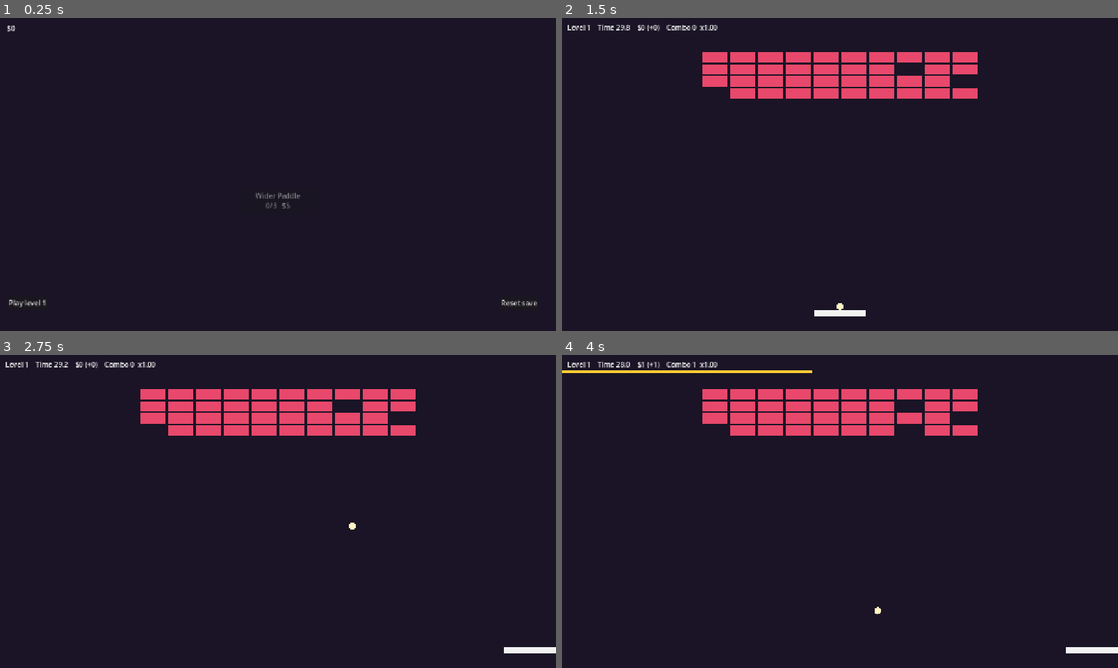
Above: before the commit, frames 1-4 (two rows, left to right).
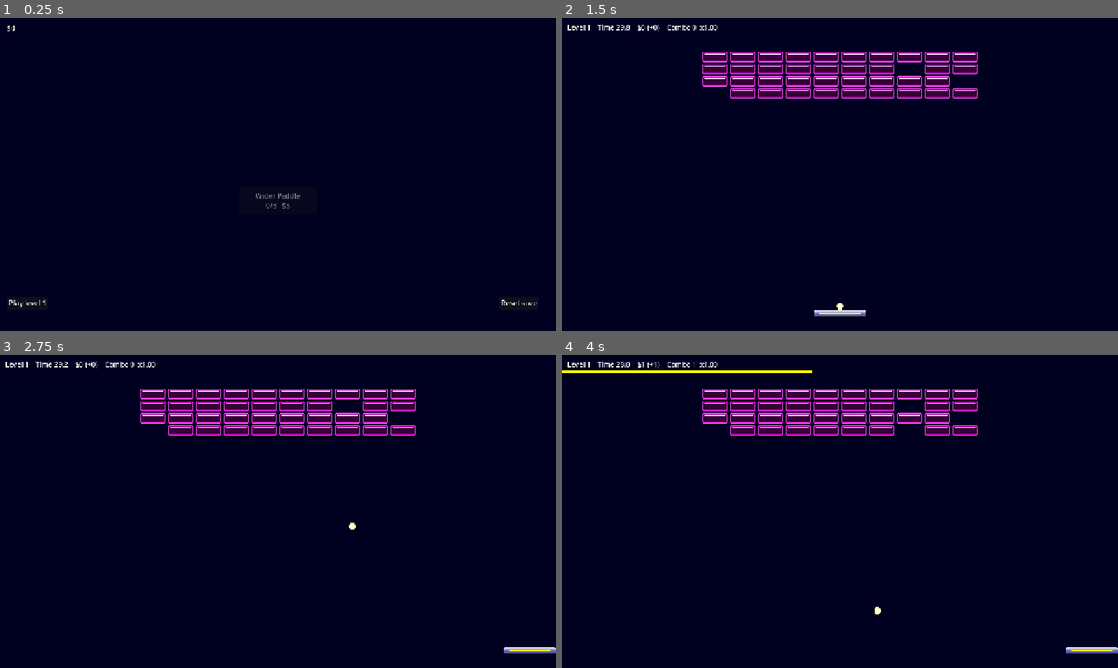
Above: after the commit, the same moments.

Repository: alpacaxander/breakin-cremental
Game: Godot game, scene res://src/main.tscn
Same seed, same stepped clock (60 frames per second), same inputs: the game is played once before the commit and once after it.
Inputs (mouse positions are in pixels of both pictures, inside the frame that each line leads up to):
- Up to frame 1 (0.25 s): no input
- Up to frame 2 (1.5 s): click "Play level 1" at 0.5 s; click "Start round (Space)" at 1.25 s
- Up to frame 3 (2.75 s): tap Enter at 2 s; move the mouse to (400, 495) at 2.02 s; hold Right from 2.03 s (still down); tap R at 2.1 s; click (400, 495) at 2.17 s; tap Space at 2.27 s
- Up to frame 4 (4 s): release Right at 2.75 s; drag from (728, 527) to (812, 574) at 2.77 s; move the mouse to (895, 442) at 3.52 s; hold Right from 3.53 s (still down); tap R at 3.6 s

The runs differ from the first frame. In frame 1, 98% of the frame differs, in the area x 0-100%, y 0-100%; in frame 2, 100%; in frame 3, 100%; in frame 4, 100%.

Commit message:
Use pixel sprites in the arena and play break, bumper, solid, paddle and ball-lost animations
Nearest texture filtering project-wide, palette colors in tuning, fx.gd slices anim strips into SpriteFrames.
Headless smoke scene in tests/smoke.tscn runs one round.

Co-Authored-By: Claude Fable 5.1 <noreply@anthropic.com>

Diff:
--- a/project.godot
+++ b/project.godot
@@ -24,6 +24,10 @@
 window/size/viewport_height=720
 window/stretch/mode="canvas_items"
 
+[rendering]
+
+textures/canvas_textures/default_texture_filter=0
+
 [physics]
 
 common/physics_ticks_per_second=120
--- a/src/arena.gd
+++ b/src/arena.gd
@@ -5,6 +5,8 @@
 
 const Tuning = preload("res://src/tuning.gd")
 const Box = preload("res://src/brick.gd")
+const Fx = preload("res://src/fx.gd")
+const BALL_TEX := preload("res://assets/pixel/png/ball.png")
 
 var level := 0
 var placing := true
@@ -214,6 +216,7 @@
 	if over:
 		return
 	if ball.position.y > view.y + Tuning.BALL_RADIUS:
+		Fx.play(self, "ball_lost", 12, 12, Vector2(ball.position.x, view.y - 12))
 		_end("Ball dropped")
 	elif time_left <= 0:
 		_end("Time's up")
@@ -240,10 +243,14 @@
 			# Angle comes from where the ball lands on the paddle, not reflection.
 			var off := clampf((ball.position.x - paddle.position.x) / (paddle.size.x / 2), -1, 1)
 			vel = Vector2.UP.rotated(off * deg_to_rad(Tuning.MAX_BOUNCE_DEG)) * Tuning.BALL_SPEED
+			Fx.play(self, "paddle_hit", 60, 12, paddle.position).scale = paddle.size / Vector2(60, 8)
 		else:
 			vel = vel.bounce(n)
-		if hit is Box and hit.kind == "plain":
-			_break(hit)
+		if hit is Box:
+			match hit.kind:
+				"plain": _break(hit)
+				"solid": Fx.play(self, "solid_bounce", 44, 12, hit.position)
+				"bumper": Fx.play(self, "bumper_hit", 45, 12, hit.position, hit.rotation)
 		motion = vel.normalized() * c.get_remainder().length()
 	var min_vy := Tuning.BALL_SPEED * Tuning.MIN_VERTICAL
 	if absf(vel.y) < min_vy:
@@ -258,6 +265,8 @@
 	if b.hp > 0:
 		return
 	b.queue_free()
+	Fx.play(self, "mag_break", 44, 12, b.position)
+	Fx.play(self, "spark_burst", 16, 12, b.position)
 	combo = combo + 1 if combo > 0 else 1
 	combo_timer = Game.combo_window(combo)
 	var pay := Game.payout(level, combo)
@@ -317,4 +326,5 @@
 	if combo > 0:
 		var frac := clampf(combo_timer / Game.combo_window(combo), 0, 1)
 		draw_rect(Rect2(0, Tuning.HUD_HEIGHT - 4, view.x * frac, 4), Tuning.COLORS.combo)
-	draw_circle(ball.position, Tuning.BALL_RADIUS, Tuning.COLORS.ball)
+	var r := Tuning.BALL_RADIUS
+	draw_texture_rect(BALL_TEX, Rect2(ball.position - Vector2(r, r), Vector2(r, r) * 2), false)
--- a/src/brick.gd
+++ b/src/brick.gd
@@ -2,6 +2,12 @@
 ## Any rectangle in the arena: plain/solid brick, bumper, paddle, wall.
 
 const Tuning = preload("res://src/tuning.gd")
+const TEX := {
+	plain = preload("res://assets/pixel/png/brick_plain_lit.png"),
+	solid = preload("res://assets/pixel/png/brick_solid.png"),
+	bumper = preload("res://assets/pixel/png/bumper.png"),
+	paddle = preload("res://assets/pixel/png/paddle.png"),
+}
 
 var kind := "plain"
 var hp := 1  # < 0 = unbreakable
@@ -22,5 +28,6 @@
 
 
 func _draw() -> void:
-	if kind != "wall":
-		draw_rect(Rect2(-size / 2, size), Tuning.COLORS[kind])
+	# ponytail: the paddle sprite stretches with width upgrades; 3-slice it if the chrome bands smear.
+	if kind in TEX:
+		draw_texture_rect(TEX[kind], Rect2(-size / 2, size), false)
--- /dev/null
+++ b/src/fx.gd
@@ -0,0 +1,37 @@
+## Plays one strip from assets/pixel/png/anim_<name>.png as an AnimatedSprite2D at 2x. Frame sizes and fps: docs/animations.md.
+extends Node
+
+const DIR := "res://assets/pixel/png/anim_%s.png"
+const SCALE := 2.0  # sprites are drawn on a 640x360 canvas, shown at 1280x720
+static var _cache := {}
+
+
+## fw: frame width in strip pixels. One-shot unless loop; one-shots free themselves when done.
+static func play(parent: Node, name: String, fw: int, fps: int, pos: Vector2, rot := 0.0, loop := false) -> AnimatedSprite2D:
+	var s := AnimatedSprite2D.new()
+	s.sprite_frames = _frames(name, fw, fps, loop)
+	s.position = pos
+	s.rotation = rot
+	s.scale = Vector2.ONE * SCALE
+	s.z_index = 1
+	if not loop:
+		s.animation_finished.connect(s.queue_free)
+	parent.add_child(s)
+	s.play("default")
+	return s
+
+
+static func _frames(name: String, fw: int, fps: int, loop: bool) -> SpriteFrames:
+	if name in _cache:
+		return _cache[name]
+	var tex: Texture2D = load(DIR % name)
+	var sf := SpriteFrames.new()
+	sf.set_animation_speed("default", fps)
+	sf.set_animation_loop("default", loop)
+	for i in int(tex.get_width()) / fw:
+		var at := AtlasTexture.new()
+		at.atlas = tex
+		at.region = Rect2(i * fw, 0, fw, tex.get_height())
+		sf.add_frame("default", at)
+	_cache[name] = sf
+	return sf
--- a/src/tuning.gd
+++ b/src/tuning.gd
@@ -52,13 +52,8 @@
 	"capacity": {name = "Capacity", desc = "+2 arena capacity", amount = 2, cost = 15, cost_mult = 2.0, ranks = 3, links = [], pos = Vector2(860, 170)},
 }
 
-const COLORS := {
-	bg = Color("1a1426"),
-	ball = Color("fff4c2"),
-	combo = Color("ffcc33"),
-	plain = Color("e8486b"),
-	solid = Color("6b6880"),
-	bumper = Color("3ad1c6"),
-	paddle = Color("f2f2f2"),
-	line = Color(1, 1, 1, 0.25),
+const COLORS := {  # docs/palette.md. Brick, bumper and paddle colors live in their sprites.
+	bg = Color("000020"),
+	combo = Color("ffff00"),
+	line = Color("5454a7"),
 }
--- /dev/null
+++ b/tests/smoke.gd
@@ -0,0 +1,17 @@
+extends Node
+## Runs one round headless for a few seconds: godot --headless tests/smoke.tscn. Any script error prints.
+## (A scene, not -s, so the Game autoload exists.)
+
+
+func _ready() -> void:
+	var a = load("res://src/arena.gd").new()
+	add_child(a)
+	await get_tree().process_frame
+	a._start()
+	a._launch()
+	for i in 600:  # 5 s at 120 ticks
+		await get_tree().physics_frame
+		if a.over:
+			break
+	print("smoke ok: over=%s earned=%d fx=%d" % [a.over, a.earned, a.get_children().filter(func(c): return c is AnimatedSprite2D).size()])
+	get_tree().quit()
--- /dev/null
+++ b/tests/smoke.tscn
@@ -0,0 +1,6 @@
+[gd_scene load_steps=2 format=3]
+
+[ext_resource type="Script" path="res://tests/smoke.gd" id="1"]
+
+[node name="Smoke" type="Node"]
+script = ExtResource("1")
--- a/tests/test.gd
+++ b/tests/test.gd
@@ -56,6 +56,14 @@
 	check(b.rect().is_equal_approx(Rect2(93, 55, 14, 90)), "rotated brick rect is its bounding box")
 	b.free()
 
+	# Every strip the arena plays exists and slices into whole frames. Names, widths, fps: docs/animations.md.
+	var Fx = load("res://src/fx.gd")
+	for a in [["mag_break", 44, 8], ["spark_burst", 16, 6], ["bumper_hit", 45, 6], ["solid_bounce", 44, 6], ["paddle_hit", 60, 4], ["ball_lost", 12, 6]]:
+		var holder := Node2D.new()
+		var s: AnimatedSprite2D = Fx.play(holder, a[0], a[1], 12, Vector2.ZERO)
+		check(s.sprite_frames.get_frame_count("default") == a[2], "anim_%s has %d frames" % [a[0], a[2]])
+		holder.free()
+
 	g.free()
 	print("FAILED %d" % failed if failed else "ok")
 	quit(1 if failed else 0)
Not shown, added: assets/pixel/look.png.import
Not shown, added: assets/pixel/png/anim_accel_chevrons.png.import
Not shown, added: assets/pixel/png/anim_angle_prime.png.import
Not shown, added: assets/pixel/png/anim_armor_pop.png.import
Not shown, added: assets/pixel/png/anim_ball_bounce.png.import
Not shown, added: assets/pixel/png/anim_ball_lost.png.import
Not shown, added: assets/pixel/png/anim_ball_trail.png.import
Not shown, added: assets/pixel/png/anim_bolt_sweep.png.import
Not shown, added: assets/pixel/png/anim_bomb_ring.png.import
Not shown, added: assets/pixel/png/anim_bumper_hit.png.import
Not shown, added: assets/pixel/png/anim_chain_arc.png.import
Not shown, added: assets/pixel/png/anim_combo_chase.png.import
(and 121 more such lines)
